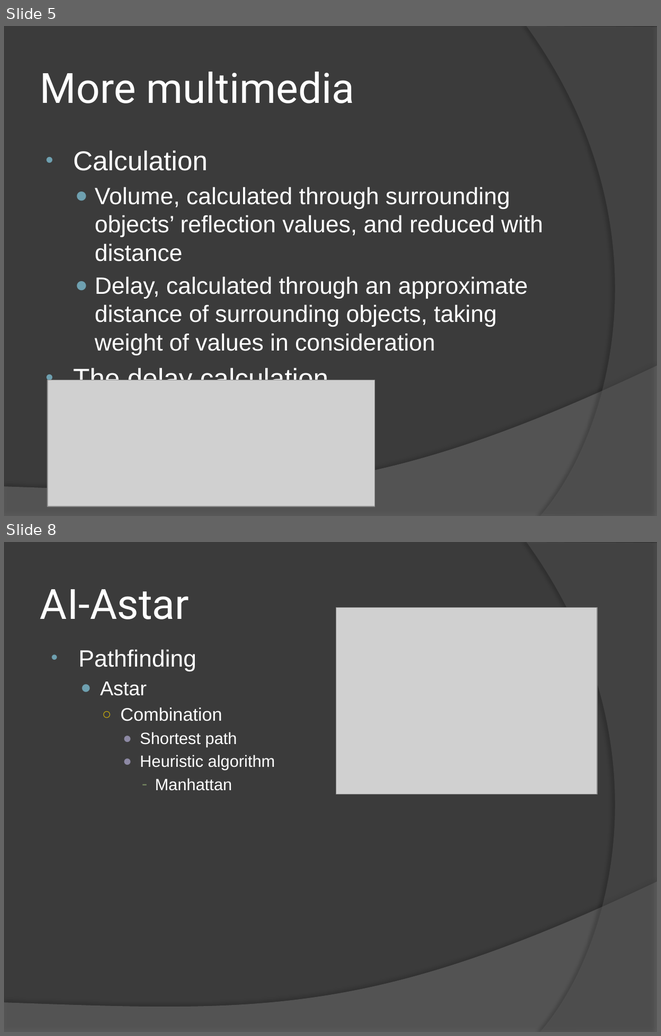
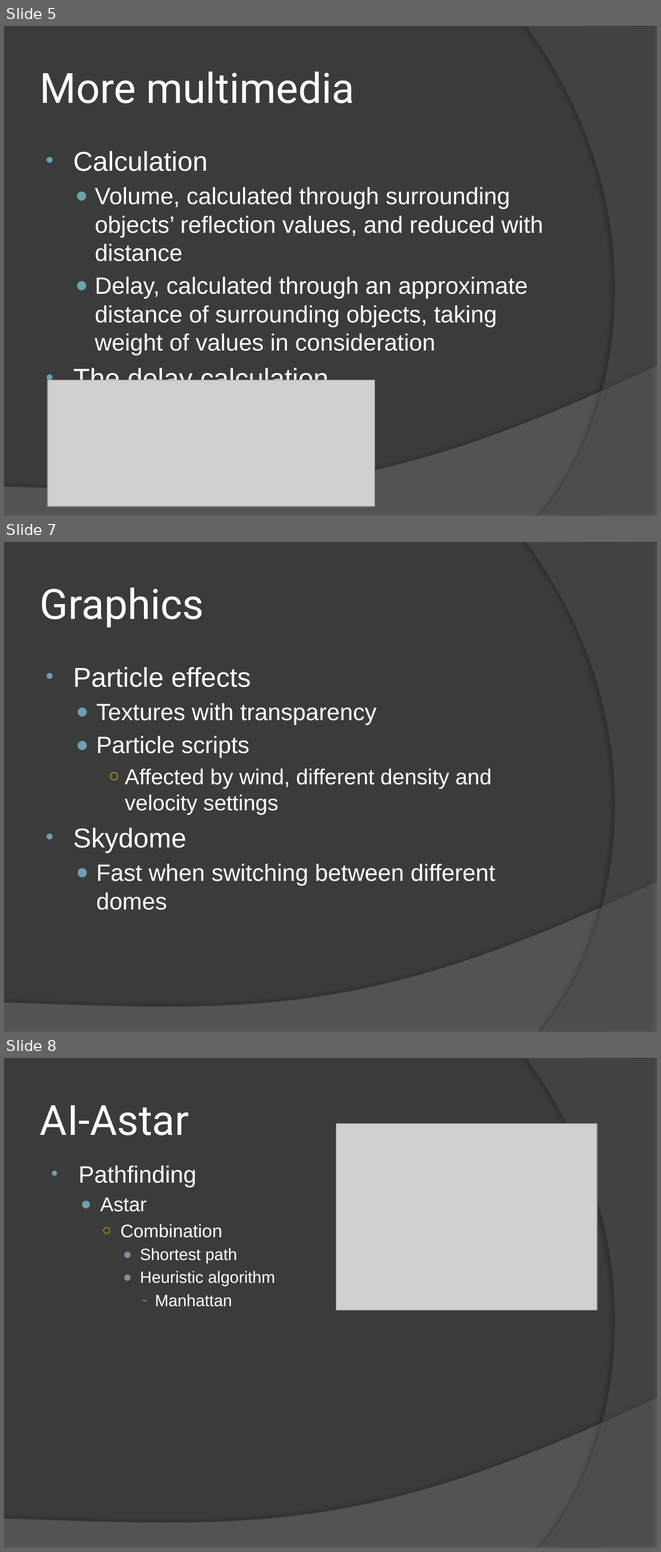
Before and after one commit to mgq812/simengines-g2-code, a slide deck: Presentation.pptx. Shown one above the other, each under a label of ours: slides 5 and 8 before the commit, slides 5, 7 and 8 after it; the slides between them are not shown. The pictures are 661x1036 and 661x1552 pixels, drawn with LibreOffice and Linux fonts; fonts in the diff are those of the drawing; grey boxes stand for pictures. Boxes give left, top, right and bottom in pixels: in the first picture for what was removed or moved away, otherwise in the second. Text is boxed around its words. In the diff, an @@ line names an element or a change of style, - is before the commit and + after.

```diff
--- a/Presentation.pptx
+++ b/Presentation.pptx
@@ slide 7 added at (4, 542, 657, 1032), background #3B3B3B; not listed: 2 template elements that a slide beside it also shows @@
@@ title added at (40, 588, 204, 627), 46 pt, text #FFFFFF @@
+Graphics
@@ text added at (73, 667, 495, 910), 26 pt, text #FFFFFF @@
+• Particle effects
+  ● Textures with transparency
+  ● Particle scripts
+    ○ Affected by wind, different density and velocity settings
+• Skydome
+  ● Fast when switching between different domes
```
Also in this commit, not shown: 2 slides changed, 1 slide removed.
